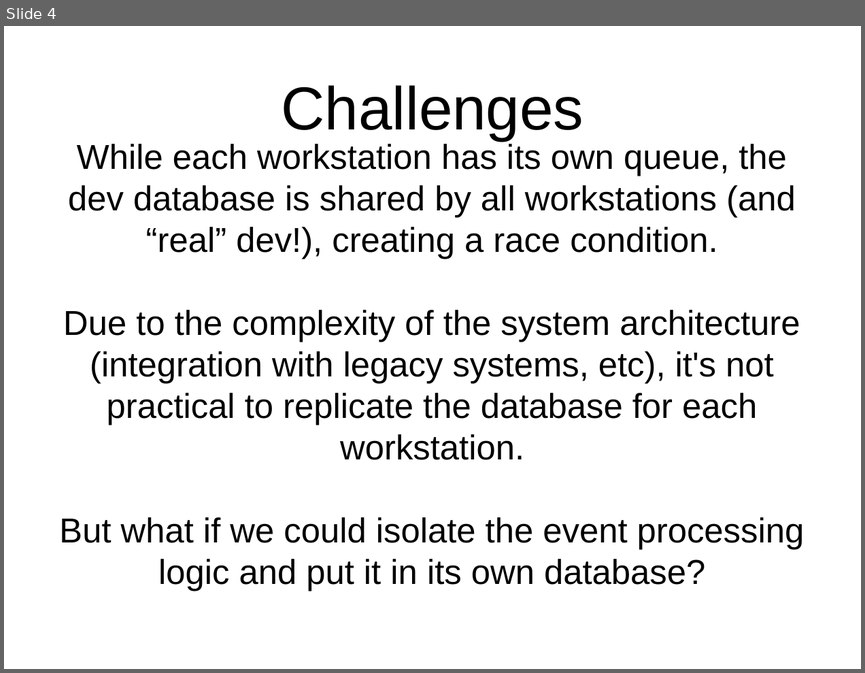
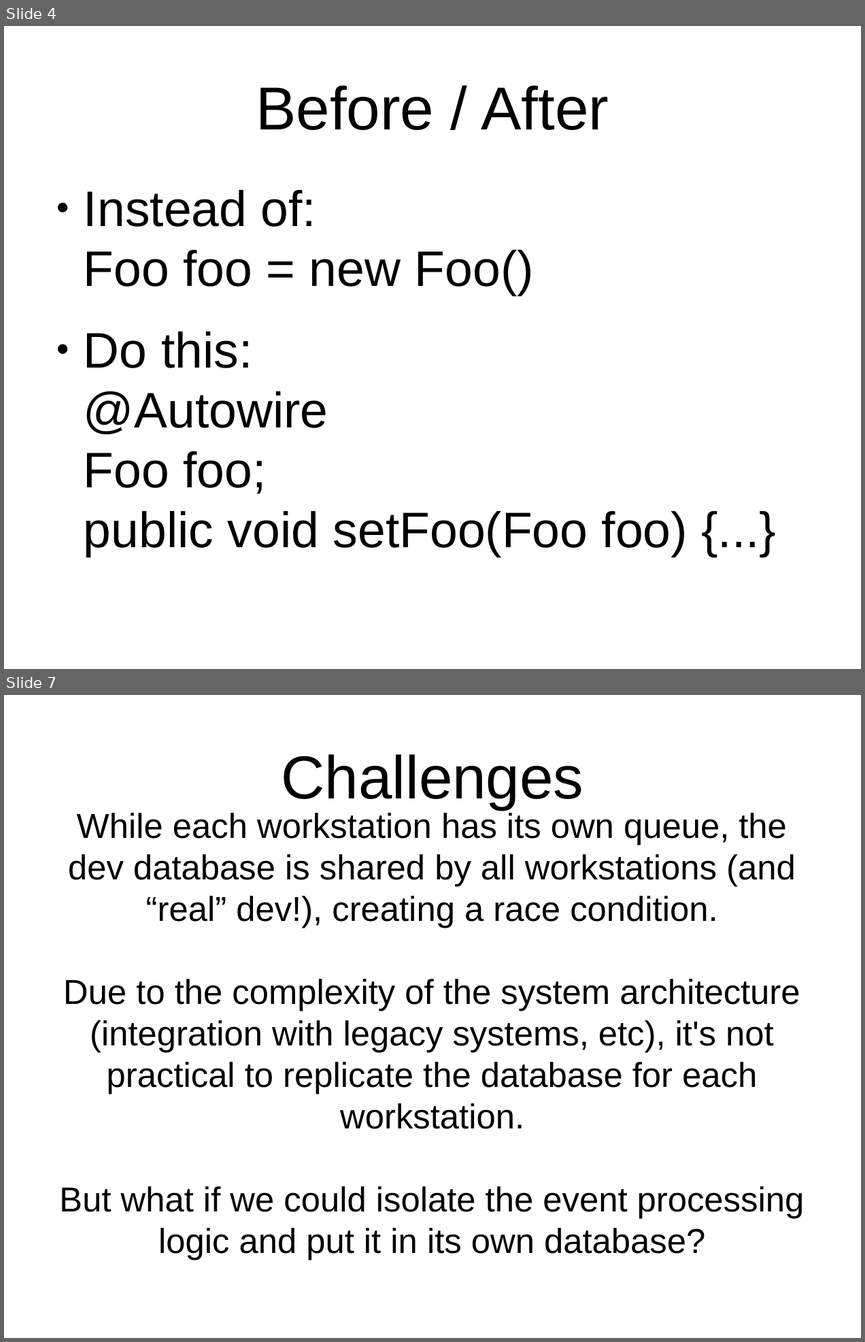
Before and after one commit to CinJug/spring-profiles, a slide deck: Spring Demo Intro.odp. Shown one above the other, each under a label of ours: slide 4 before the commit, slides 4 and 7 after it; the slides between them are not shown. The pictures are 865x673 and 865x1342 pixels, drawn with LibreOffice and Linux fonts; fonts in the diff are those of the drawing; background and template pictures are left out. Boxes give left, top, right and bottom in pixels: in the first picture for what was removed or moved away, otherwise in the second. Text is boxed around its words. In the diff, an @@ line names an element or a change of style, - is before the commit and + after.

```diff
--- a/Spring Demo Intro.odp
+++ b/Spring Demo Intro.odp
@@ slide 4 added at <box>4,26,861,669</box>, background picture (left out) @@
@@ title added at <box>256,85,609,130</box>, 56.1 pt, text #000000 @@
+Before / After
@@ text added at <box>84,190,687,556</box>, 46.2 pt, text #000000 @@
+● Instead of:
+  Foo foo = new Foo()
+● Do this:
+  @Autowire
+  Foo foo;
+  public void setFoo(Foo foo) {...}
@@ what was slide 4 is now slide 7 @@
```
Also in this commit, not shown: 3 slides changed, 4 other slides added.
